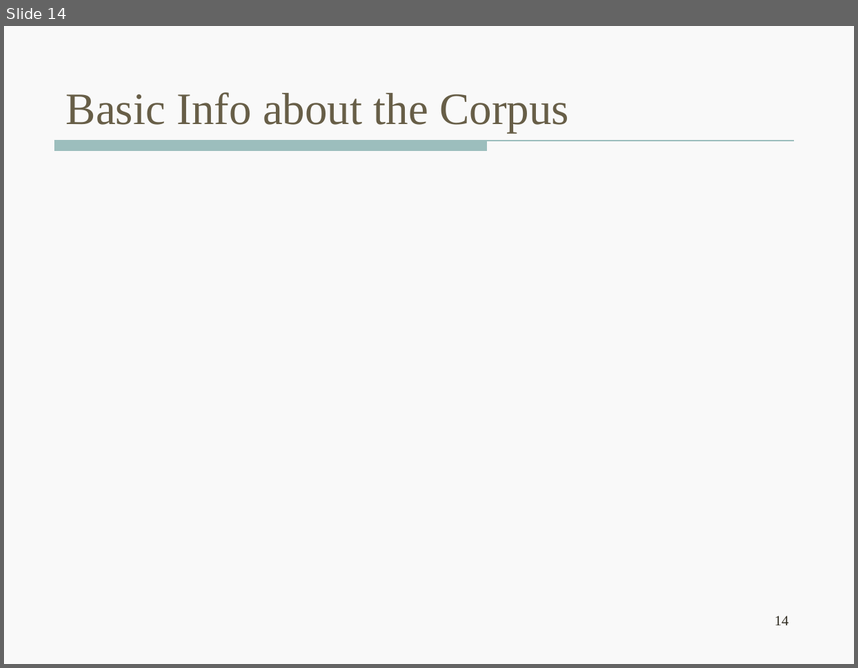
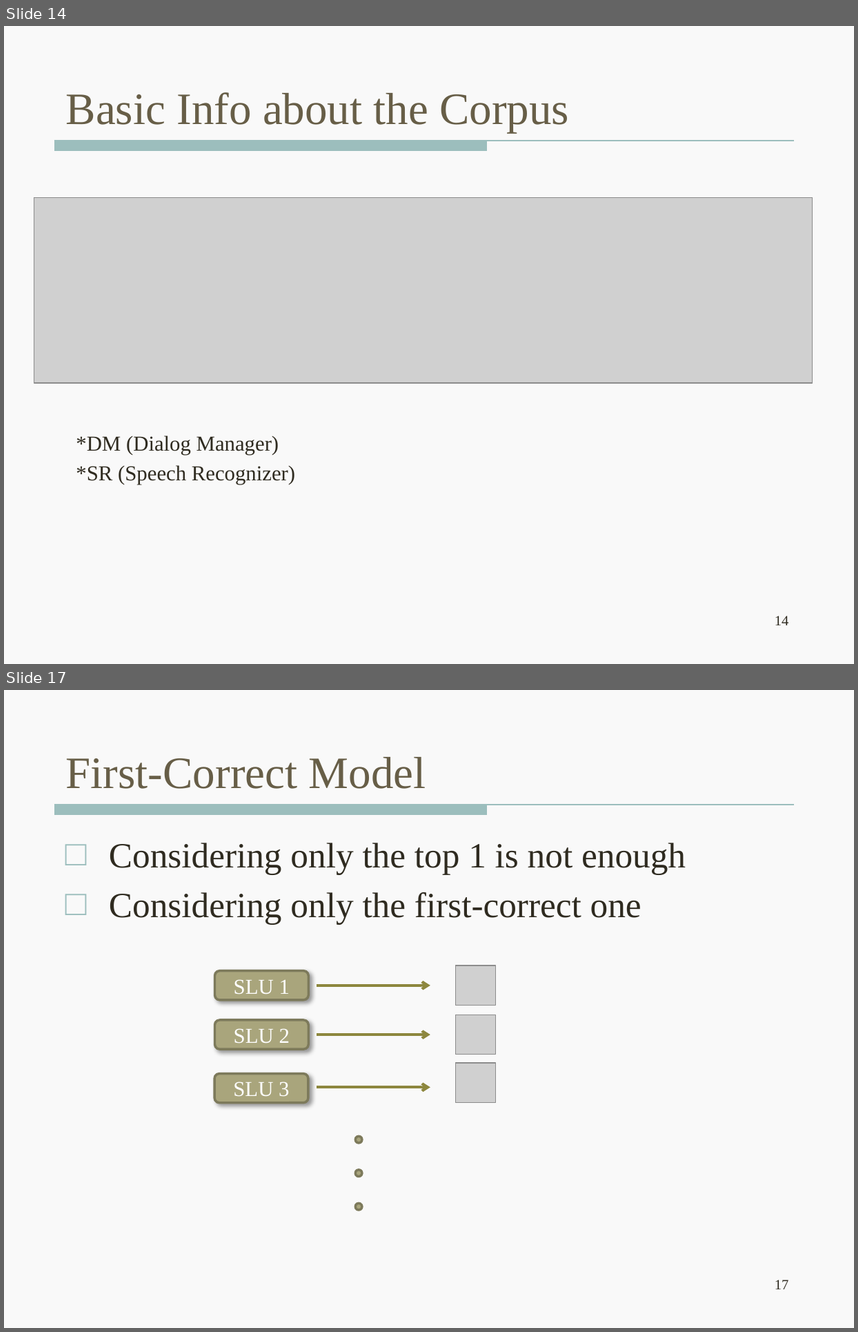
Before and after one commit to wencanluo/NLPFall2013, a slide deck: doc/12.06.2013 Meeting/DSTC2-12-16-2013.pptx. Shown one above the other, each under a label of ours: slide 14 before the commit, slides 14 and 17 after it; the slides between them are not shown. The pictures are 858x668 and 858x1332 pixels, drawn with LibreOffice and Linux fonts; fonts in the diff are those of the drawing; grey boxes stand for pictures. Boxes give left, top, right and bottom in pixels: in the first picture for what was removed or moved away, otherwise in the second. Text is boxed around its words. In the diff, an @@ line names an element or a change of style, - is before the commit and + after.

```diff
--- a/doc/12.06.2013 Meeting/DSTC2-12-16-2013.pptx
+++ b/doc/12.06.2013 Meeting/DSTC2-12-16-2013.pptx
@@ slide 17 added at (4, 690, 854, 1328), background #F9F9F9; not listed: 1 template element that a slide beside it also shows @@
@@ title added at (66, 757, 426, 789), 38 pt, text #675E47 @@
+First-Correct Model
@@ text added at (109, 842, 686, 925), 30 pt, text #2F2B20 @@
+□ Considering only the top 1 is not enough
+□ Considering only the first-correct one
@@ rounded rectangle added at (215, 971, 308, 999), fill #A9A57C, outline #7D7A5C 2 pt, 18 pt, text #FFFFFF @@
+SLU 1
@@ picture added at (455, 965, 495, 1005) @@
@@ arrow added from (317, 985) to (430, 985), #8D873E 2.25 pt @@
@@ rounded rectangle added at (215, 1020, 308, 1049), fill #A9A57C, outline #7D7A5C 2 pt, 18 pt, text #FFFFFF @@
+SLU 2
@@ picture added at (455, 1015, 495, 1055) @@
@@ arrow added from (317, 1034) to (430, 1034), #8D873E 2.25 pt @@
@@ rounded rectangle added at (215, 1074, 308, 1103), fill #A9A57C, outline #7D7A5C 2 pt, 18 pt, text #FFFFFF @@
+SLU 3
@@ picture added at (455, 1063, 495, 1103) @@
@@ arrow added from (317, 1087) to (430, 1087), #8D873E 2.25 pt @@
@@ ellipse added at (355, 1136, 362, 1143), fill #A9A57C, outline #7D7A5C 2 pt @@
@@ ellipse added at (355, 1170, 362, 1176), fill #A9A57C, outline #7D7A5C 2 pt @@
@@ ellipse added at (355, 1203, 362, 1210), fill #A9A57C, outline #7D7A5C 2 pt @@
@@ page number added at (775, 1279, 789, 1289), 12 pt, text #2F2B20 @@
+17
@@ slide 14 changed as well @@
@@ picture added at (34, 198, 813, 383) @@
@@ text added at (76, 435, 295, 484), 18 pt, text #2F2B20 @@
+*DM (Dialog Manager)
+*SR (Speech Recognizer)
```
Also in this commit, not shown: 11 other slides changed, 10 other slides added, 4 slides removed, 8 other files.
